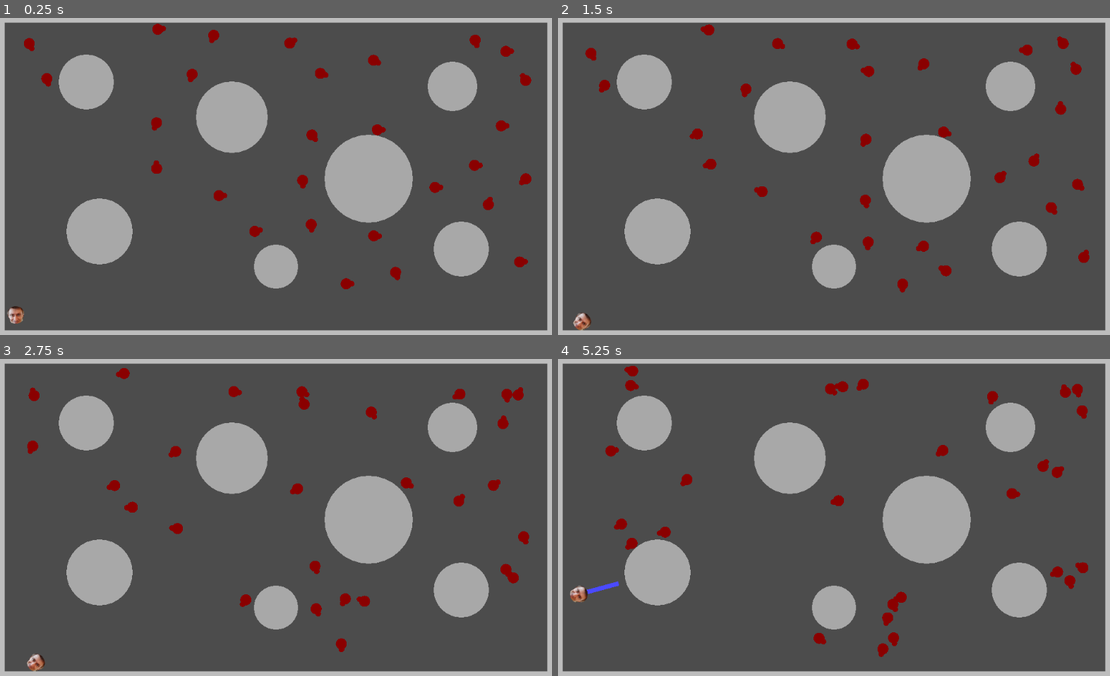
Above: before the commit, frames 1-4 (two rows, left to right).
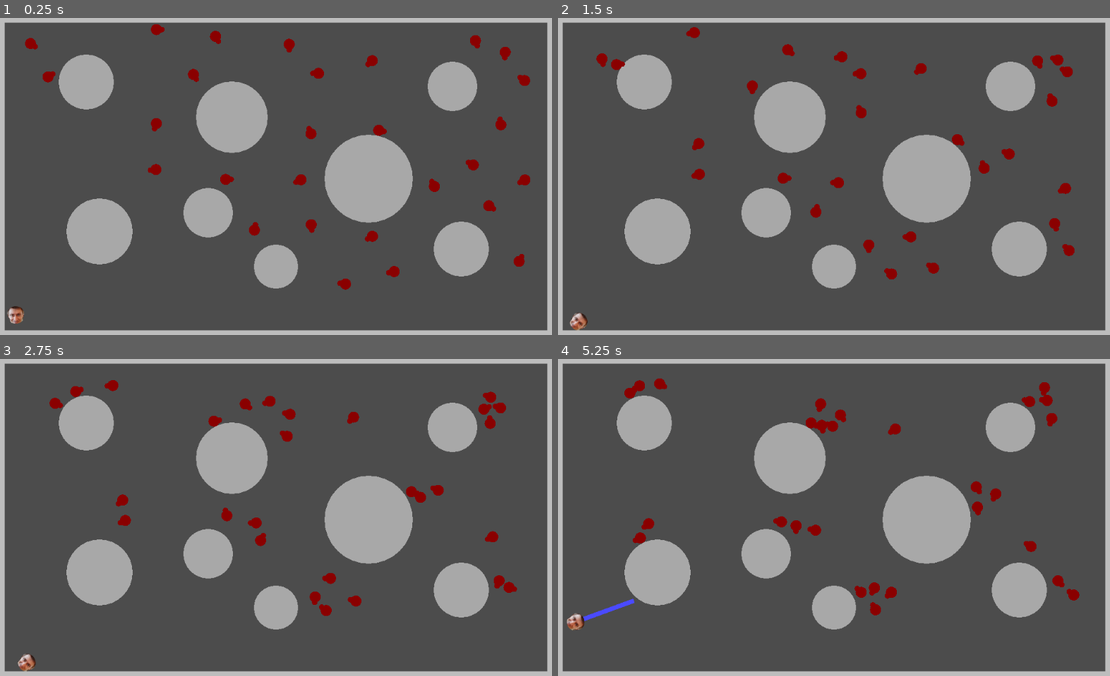
Above: after the commit, the same moments.

Repository: Nabiz/ZombieGameAI
Game: Godot game, scene res://Main.tscn
Two runs of this game, one before a commit and one after it. Both use one fixed random seed, a clock stepped at 60 frames per second and the inputs below.
Inputs (mouse positions are in pixels of both pictures, inside the frame that each line leads up to):
- Up to frame 1 (0.25 s): no input
- Up to frame 2 (1.5 s): move the mouse to (960, 160) at 0.52 s; hold Right (ui_right) 0.53-1.28 s; click (960, 160) at 0.6 s; move the mouse to (723, 192) at 1.27 s; hold Down (ui_down) from 1.28 s (still down); click (723, 192) at 1.35 s
- Up to frame 3 (2.75 s): move the mouse to (331, 444) at 2.02 s; release Down (ui_down) at 2.03 s; hold Right (ui_right) from 2.03 s (still down); click (331, 444) at 2.1 s
- Up to frame 4 (5.25 s): move the mouse to (806, 584) at 2.77 s; release Right (ui_right) at 2.78 s; hold Up (ui_up) 2.78-3.53 s; click (806, 584) at 2.85 s; move the mouse to (1005, 568) at 3.52 s; hold Left (ui_left) 3.53-5.03 s; click (1005, 568) at 3.6 s; move the mouse to (662, 466) at 4.27 s; click (662, 466) at 4.35 s; move the mouse to (861, 517) at 5.02 s; hold Down (ui_down) from 5.03 s (still down); click (861, 517) at 5.1 s

The runs differ from the first frame. In frame 1, 2.0% of the frame differs, in the area x 4-97%, y 1-86%; in frame 2, 4.6%; in frame 3, 4.8%; in frame 4, 5.1%, in the area x 1-97%, y 2-94%.

Commit message:
grouping zombies

Diff:
--- a/ZombieGame/Main.gd
+++ b/ZombieGame/Main.gd
@@ -2,6 +2,8 @@
 
 var container_of_entities = []
 var movable_entities = []
+
+var zombie_groups = []
 
 func _ready():
 	Utils.main = self
@@ -14,6 +16,25 @@
 	for entity in movable_entities:
 		enforce_non_penetration_constraint(entity)
 
+func  create_zombie_group():
+	var random_zombie = Utils.zombies[randi() % Utils.zombies.size()]
+	random_zombie.tag_neighbors(100)
+
+	var zombie_group = [random_zombie]
+	for zombie in Utils.zombies:
+		if zombie.tagged:
+			zombie_group.append(zombie)
+	zombie_groups.append(zombie_group)
+
+func reapet_gruping():
+
+	create_zombie_group()
+	for group in zombie_groups:
+		for z in group:
+			if is_instance_valid(z):
+				z.state = "pursuit"
+		zombie_groups.erase(group)
+
 func enforce_non_penetration_constraint(entity):
 	for current_entity in container_of_entities:
 		if entity != current_entity:
@@ -22,3 +43,7 @@
 			var amout_of_overlap = entity.radius + current_entity.radius - dist_from_each_oder
 			if amout_of_overlap >= 0:
 				entity.position += (to_entity/dist_from_each_oder) * amout_of_overlap
+
+
+func _on_Timer_timeout():
+	reapet_gruping()
--- a/ZombieGame/Main.tscn
+++ b/ZombieGame/Main.tscn
@@ -24,6 +24,10 @@
 [node name="Obstacle6" parent="." instance=ExtResource( 1 )]
 position = Vector2( 192, 400 )
 radius = 60
+
+[node name="Obstacle8" parent="." instance=ExtResource( 1 )]
+position = Vector2( 389, 366 )
+radius = 45
 
 [node name="Obstacle7" parent="." instance=ExtResource( 1 )]
 position = Vector2( 512, 464 )
@@ -103,7 +107,7 @@
 position = Vector2( 296, 288 )
 
 [node name="Zombie15" parent="." instance=ExtResource( 2 )]
-position = Vector2( 408, 336 )
+position = Vector2( 420, 306 )
 
 [node name="Zombie16" parent="." instance=ExtResource( 2 )]
 position = Vector2( 296, 200 )
@@ -143,3 +147,9 @@
 
 [node name="Zombie22" parent="." instance=ExtResource( 2 )]
 position = Vector2( 640, 496 )
+
+[node name="Timer" type="Timer" parent="."]
+wait_time = 5.0
+autostart = true
+
+[connection signal="timeout" from="Timer" to="." method="_on_Timer_timeout"]
--- a/ZombieGame/Player.gd
+++ b/ZombieGame/Player.gd
@@ -2,7 +2,7 @@
 
 
 var radius: int = 16
-var speed = 100
+var speed = 60
 var angle_speed = 1
 var heading = Vector2.RIGHT
 var velocity = Vector2.ZERO
@@ -20,8 +20,8 @@
 		laser.visible = true
 		can_laser = false
 		is_laser = true
-		$LaserGhost.start(0.25)
-		$Timer.start(2)
+		$LaserGhost.start(0.2)
+		$Timer.start(1)
 		set_laser_size()
 		process_laser_attack()
 
--- a/ZombieGame/Player.tscn
+++ b/ZombieGame/Player.tscn
@@ -23,6 +23,7 @@
 [node name="Timer" type="Timer" parent="."]
 
 [node name="LaserGhost" type="Timer" parent="."]
+wait_time = 0.2
 
 [connection signal="timeout" from="Timer" to="." method="_on_Timer_timeout"]
 [connection signal="timeout" from="LaserGhost" to="." method="_on_LaserGhost_timeout"]
--- a/ZombieGame/SteeringBehaviors.gd
+++ b/ZombieGame/SteeringBehaviors.gd
@@ -39,10 +39,10 @@
 	return wander() + cohesion() + separation() + aligment() + wall_avoidance(Utils.walls) + 2*obstacle_avoidance(Utils.obstacles)
 
 func calculate_pursuit():
-	return pursuit(Utils.player) + wall_avoidance(Utils.walls) + separation() + obstacle_avoidance(Utils.obstacles)
+	return pursuit(Utils.player) + wall_avoidance(Utils.walls) + obstacle_avoidance(Utils.obstacles)
 
 func calculate_hide():
-	return 2*hide(Utils.player, Utils.obstacles) + obstacle_avoidance(Utils.obstacles) + wall_avoidance(Utils.walls) + 0.5*separation()
+	return wander() + 2*hide(Utils.player, Utils.obstacles) + obstacle_avoidance(Utils.obstacles) + wall_avoidance(Utils.walls) + 0.5*separation()
 
 #SEEK
 func seek(target_position: Vector2) -> Vector2:
@@ -79,7 +79,7 @@
 	if to_evader.dot(zombie.heading) > 0 and relative_heading < -0.95:
 		return seek(evader.position)
 	var look_ahead_time: float = to_evader.length() / (zombie.max_speed + evader.velocity.length())
-	return seek(evader.position + evader.velocity * look_ahead_time)
+	return seek(evader.position + evader.velocity * 1.5 * look_ahead_time)
 
 #EVADE
 func evade(pursuer) -> Vector2:
--- a/ZombieGame/Zombie.gd
+++ b/ZombieGame/Zombie.gd
@@ -18,7 +18,7 @@
 	steering = SteeringBehaviors.new(self)
 	heading = Vector2.RIGHT
 	side = heading.rotated(PI/2)
-	state = "wander"
+	state = "hide"
 
 func _physics_process(delta) -> void:
 	state = calculate_state()
@@ -34,15 +34,18 @@
 	position.y=clamp(position.y, 20+radius, 580-radius)
 
 func calculate_state():
+	if state == "pursuit":
+		max_speed = 100
 	if (position - Utils.player.position).length_squared() < 60000:
+		#velocity = Vector2.ZERO
 		max_speed = 100
 		return "pursuit"
-	if Utils.player.is_laser:
-		max_speed = 100
-		return "hide"
-	if (position - Utils.player.position).length_squared() > 90000 or state=="hide":
-		max_speed = 40
-		return "wander"
+#	if Utils.player.is_laser:
+#		max_speed = 100
+#		return "hide"
+#	if (position - Utils.player.position).length_squared() > 90000 or state=="hide":
+#		max_speed = 40
+#		return "wander"
 	return state
 
 func _draw() -> void:
